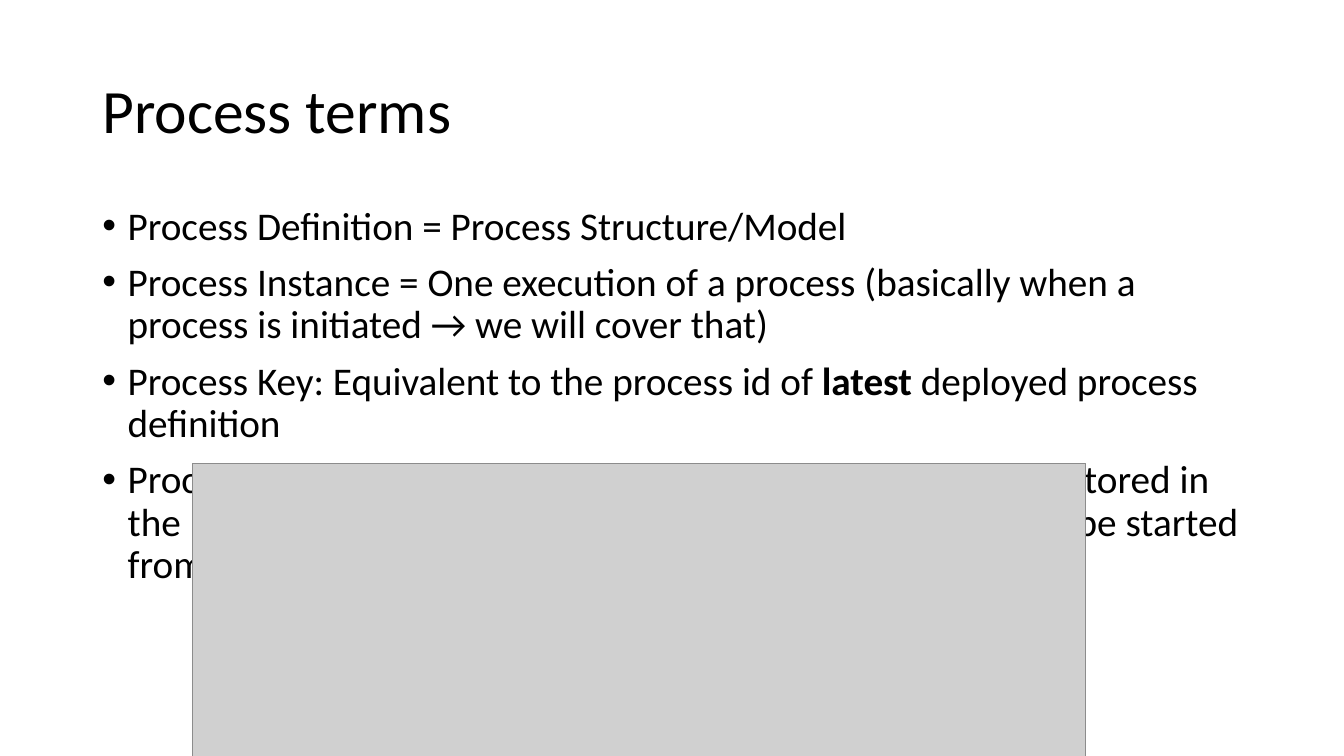
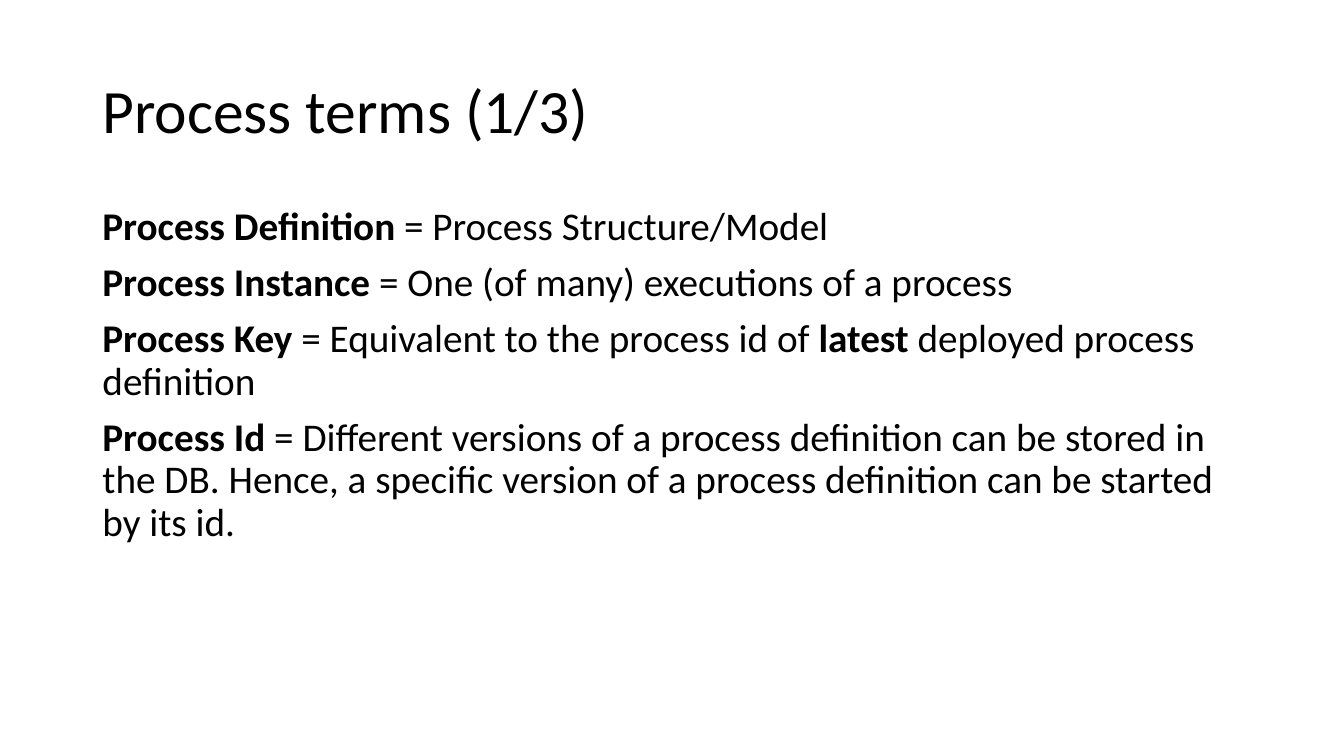
Before and after one commit to nkilchenmann/niks-flowable-demo, a slide deck: slide 5 of flowable-demo/src/main/resources/devsupport/Flowable_Demo.pptx (slide 4 before the commit). Drawn at 1344x756 pixels with LibreOffice and Linux fonts; fonts in the diff are those of the drawing; grey boxes stand for pictures. Boxes give left, top, right and bottom in pixels: in the first picture for what was removed or moved away, otherwise in the second. Text is boxed around its words. In the diff, an @@ line names an element or a change of style, - is before the commit and + after.

Commit message:
Update Powerpoint

```diff
--- a/flowable-demo/src/main/resources/devsupport/Flowable_Demo.pptx
+++ b/flowable-demo/src/main/resources/devsupport/Flowable_Demo.pptx
@@ title at [102,88,588,142]: text changed @@
-Process terms
+Process terms (1/3)
@@ text at [102,212,828,242]: bold on in "Process Definition"; bullet • to none @@
@@ text at [102,267,1213,543]: text changed @@
-• Process Instance = One execution of a process (basically when a process is initiated → we will cover that)
-• Process Key: Equivalent to the process id of latest deployed process definition
-• Process Id: Different versions of a process definition can be stored in the DB. Hence, a specific version of a process definition can be started from its id.
+Process Instance = One (of many) executions of a process
+Process Key = Equivalent to the process id of latest deployed process definition
+Process Id = Different versions of a process definition can be stored in the DB. Hence, a specific version of a process definition can be started by its id.
@@ picture removed at [193,463,1086,756] @@
```
Also in this commit, not shown: 8 other slides changed, 2 slides added, 1 slide removed.
